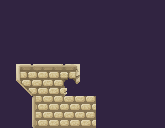
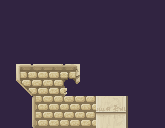
Layers edited between the first and the second 165 x 128 image:
added group "Columna" with 1 layers above "Cornisas" over bbox(96, 96, 128, 128)
added layer "Basico copy" in group "Columna" over bbox(96, 96, 128, 128)
